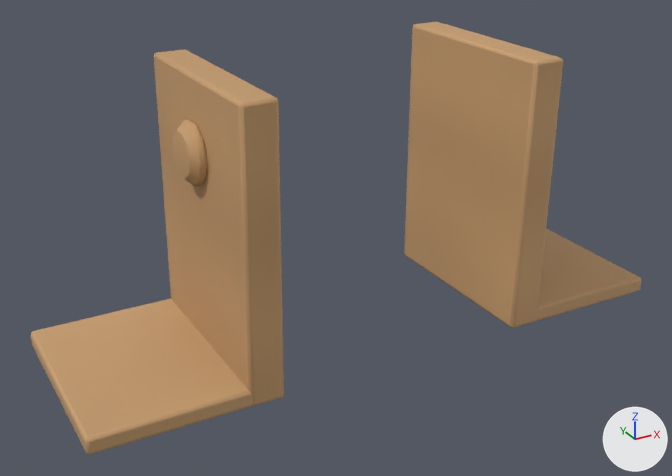
A saved change to the Blender file assets/models/source/furniture/bookend_wood.blend.
One viewpoint serves both versions: a camera (50 mm lens) standing at (-0.252, -0.436, 0.274) and looking at (-0.014, -0.005, 0.058). Arrows for +X, +Y and +Z are at lower right; the lights stay in place. The first picture is the older version.

In view in the first picture: 'Buchstütze', 'Buchstütze.001'.
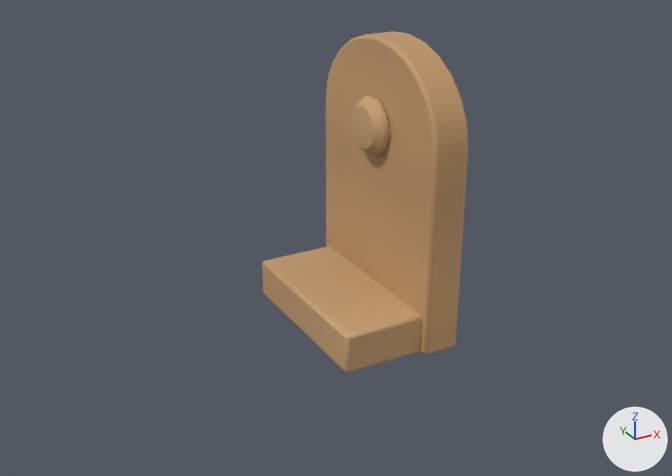
Changed parts and their boxes (x1, y1, x2, y2) in the pictures (672 x 476 px; the box of a moved part takes in the faces that stretch with it):
```json
{"object": "Buchstütze", "change": "reshaped", "before": [31, 49, 284, 455], "after": [262, 31, 468, 373], "on screen": "19% narrower, 16% shorter"}
{"object": "Buchstütze.001", "change": "deleted", "before": [404, 22, 641, 328], "on screen": "brown"}
{"part": 1, "of": "me_buchstütze", "change": "moved or reshaped", "before": [31, 299, 253, 455], "after": [262, 246, 422, 373]}
{"part": 2, "of": "me_buchstütze", "change": "moved or reshaped", "before": [172, 119, 207, 187], "after": [351, 95, 390, 157]}
{"part": 3, "of": "me_buchstütze", "change": "added", "after": [326, 31, 468, 355], "on screen": "brown"}
{"part": 4, "of": "me_buchstütze", "change": "deleted", "before": [154, 49, 284, 406], "on screen": "brown"}
```

Edits to the scene script, one JSON object a line:
```json
{"block": "me_buchstütze", "where": "# used by ob_buchstütze; location = (0.0, 0.0, 0.0)"}
{"op": "remove", "block": "me_buchstütze", "code": "me_buchstütze.from_pydata(...)  # 48 vertices, 52 faces; spans x -0.18..-0.074, y -0.06..0.061, z 0.0..0.162"}
{"op": "add", "block": "me_buchstütze", "code": "me_buchstütze.from_pydata(...)  # 70 vertices, 63 faces; spans x -0.036..0.035, y -0.061..0.059, z 0.0..0.17"}
{"block": "me_buchstütze", "change": "me_buchstütze part 1: the loose piece of 8 vertices spanning x -0.18..-0.08, y -0.059..0.061, z 0.0..0.01 is scaled about its middle by (0.502, 0.914, 2.37), then moved by (0.119, -0.002, 0.008)"}
{"block": "me_buchstütze", "change": "me_buchstütze part 2: the loose piece of 32 vertices spanning x -0.104..-0.092, y -0.018..0.018, z 0.104..0.138 is moved by (0.107, -0.002, -0.001)"}
{"block": "me_buchstütze", "change": "me_buchstütze part 3: a new loose piece of 30 vertices spanning x 0.012..0.035, y -0.061..0.059, z 0.0..0.17, in mat_wood"}
{"block": "me_buchstütze", "change": "me_buchstütze part 4: the loose piece of 8 vertices spanning x -0.095..-0.074, y -0.06..0.061, z 0.0..0.162 is deleted"}
{"op": "remove", "block": "ob_buchstütze_001", "code": ["ob_buchstütze_001 = bpy.data.objects.new('Buchstütze.001', me_buchstütze_001)", "ob_buchstütze_001.location = (0.0, 0.0, 0.0)", "_m = ob_buchstütze_001.modifiers.new('Weiche Kanten', 'BEVEL')", "_m.width = 0.0064", "_m.width_pct = 0.0064", "_m.segments = 2", "_m.angle_limit = 0.698"]}
```
